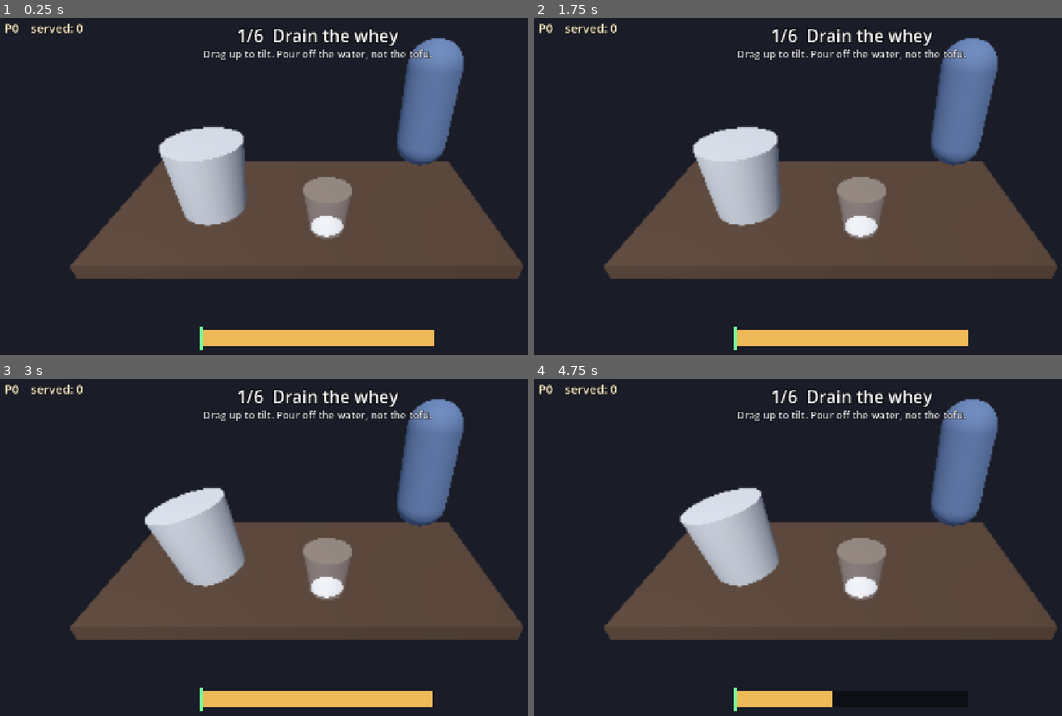
Above: before the commit, frames 1-4 (two rows, left to right).
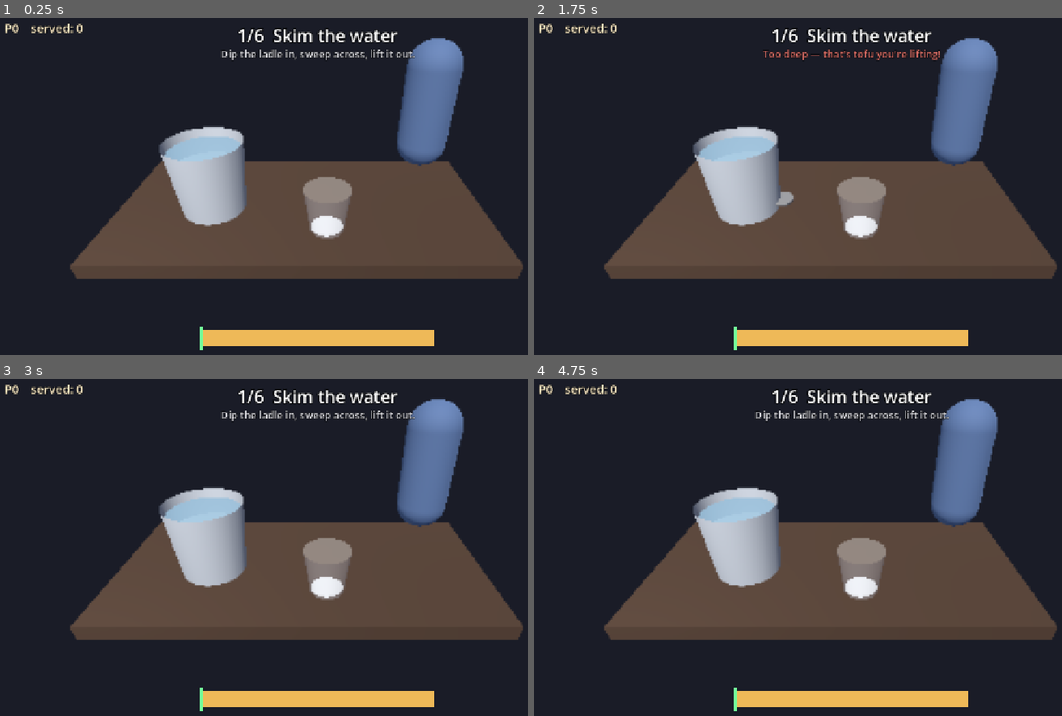
Above: after the commit, the same moments.

Repository: StanleighMorales/taho-simulator
Game: Godot game, scene res://scenes/serving/serving_view.tscn
The game is run twice, just before and just after one commit, with the same random seed, the same clock (stepped at 60 frames per second) and the same inputs.
Inputs (mouse positions are in pixels of both pictures, inside the frame that each line leads up to):
- Up to frame 1 (0.25 s): no input
- Up to frame 2 (1.75 s): tap Enter at 0.5 s; move the mouse to (993, 176) at 0.52 s; click (993, 176) at 0.67 s; tap Space at 1.25 s; drag from (724, 213) to (819, 267) at 1.27 s
- Up to frame 3 (3 s): move the mouse to (380, 476) at 2.02 s; click (380, 476) at 2.17 s; tap Enter at 2.75 s; drag from (285, 628) to (121, 500) at 2.77 s
- Up to frame 4 (4.75 s): move the mouse to (1046, 608) at 3.52 s; click (1046, 608) at 3.67 s; tap Space at 4.25 s; drag from (655, 500) to (755, 463) at 4.27 s

The runs differ from the first frame. In frame 1, 2.3% of the frame differs, in the area x 30-82%, y 2-43%; in frame 2, 2.4%; in frame 3, 3.2%; in frame 4, 4.3%, in the area x 27-83%, y 2-98%.

Commit message:
Rebuild step 1 as skimming, not tilting
Tipping the bucket to pour off the whey is not how taho is sold. The
vendor leaves the bucket standing and lifts the water off the top of the
tofu with the flat ladle.

Step 1 is now one scoop per gesture: dip in, sweep across, lift out.
Only the dip depth is judged. The water layer thins as it is removed, so
each scoop has to be shallower than the last - the difficulty curve
comes from the physical situation rather than a tuning constant.

Two bugs fell out of the rebuild:
- A scoop was judged against the water level AFTER it had been removed,
  so a correct scoop was penalised. Now judged against the depth at the
  moment the ladle went in.
- The bucket was a closed opaque cylinder, so the water being skimmed
  was invisible and the gauge was the only feedback. The bucket is now
  open-topped with tofu visible underneath, and the puddle shrinks in
  radius as well as depth, so skimming uncovers white tofu.

Tests updated: 31 assertions, including that a careful scoop lifts no
tofu, a deep one does, and releasing without lifting out does not count.

Diff:
--- a/scenes/serving/grading.gd
+++ b/scenes/serving/grading.gd
@@ -7,7 +7,7 @@
 ## tastes matter most, and the handover is not scored at all.
 
 const WEIGHTS := {
-	"Drain the whey": 1.0,
+	"Skim the water": 1.0,
 	"Shave the tofu": 1.4,
 	"Add the sago": 1.2,
 	"Pour the arnibal": 1.5,
--- a/scenes/serving/serving_view.gd
+++ b/scenes/serving/serving_view.gd
@@ -33,6 +33,7 @@
 @onready var _cup: Node3D = $Cup
 @onready var _contents: MeshInstance3D = $Cup/Contents
 @onready var _sago: MultiMeshInstance3D = $Cup/Sago
+@onready var _ladle: MeshInstance3D = $Ladle
 @onready var _stream: MeshInstance3D = $PourStream
 @onready var _customer: Node3D = $Customer
 
@@ -103,7 +104,7 @@
 	_losing_tofu = false
 
 	_steps = [
-		DrainStep.new(),
+		SkimStep.new(),
 		ShaveStep.new(),
 		SagoStep.new(),
 		ArnibalStep.new(),
@@ -158,15 +159,55 @@
 	_bucket.rotation_degrees.z = degrees
 
 
+## The whey lies as a thin layer on top of the tofu, so skimming it visibly
+## uncovers the white tofu underneath.
 func set_bucket_water(level: float) -> void:
 	var l := maxf(level, 0.001)
-	_water.scale.y = l
-	_water.position.y = 0.02 + 0.21 * l
-	_water.visible = level > 0.005
+	# Shrink the puddle sideways as well as down. Seen from above, a receding
+	# edge reads far more clearly than a few millimetres of height, and it
+	# uncovers the white tofu around it.
+	var spread := lerpf(0.3, 1.0, l)
+	_water.scale = Vector3(spread, l, spread)
+	_water.position.y = 0.32 + 0.06 * l
+	_water.visible = level > 0.01
 
 
 func spill(is_losing: bool) -> void:
 	_losing_tofu = is_losing
+
+
+## Middle of the bucket mouth, in screen pixels.
+func bucket_screen_position() -> Vector2:
+	return _camera.unproject_position(_bucket_mouth())
+
+
+## One bucket radius, in screen pixels, so steps can work in bucket-relative
+## units and stay independent of resolution.
+func bucket_screen_extent() -> float:
+	var centre := _camera.unproject_position(_bucket_mouth())
+	var edge := _camera.unproject_position(_bucket_mouth() + Vector3(0.26, 0, 0))
+	return maxf(absf(edge.x - centre.x), 1.0)
+
+
+func _bucket_mouth() -> Vector3:
+	return _bucket.global_position + Vector3(0, 0.5, 0)
+
+
+## `u` is sideways position in bucket radii, `depth` is how far below the
+## rim the ladle is held, in the same units.
+func set_ladle(active: bool, u: float, depth: float) -> void:
+	_ladle.visible = active
+	if not active:
+		return
+	var mouth := _bucket_mouth()
+	_ladle.position = Vector3(
+		_bucket.position.x + clampf(u, -1.1, 1.1) * 0.22,
+		mouth.y - clampf(depth, -0.4, 1.3) * 0.34,
+		_bucket.position.z)
+
+
+func skim_splash() -> void:
+	_pulse = 0.7
 
 
 func set_cup_tofu(fill: float) -> void:
@@ -255,10 +296,14 @@
 func _build_materials() -> void:
 	_set_material($Table, Color(0.30, 0.22, 0.17), 0.9)
 	_set_material($Bucket/Body, Color(0.76, 0.78, 0.80), 0.45)
+	_set_material($Bucket/Tofu, Color(0.96, 0.95, 0.91), 0.65)
+	# The bucket has no lid now, so its far inner wall must not be culled.
+	var body_mat: StandardMaterial3D = $Bucket/Body.get_surface_override_material(0)
+	body_mat.cull_mode = BaseMaterial3D.CULL_DISABLED
 	_set_material($Customer/Body, Color(0.35, 0.45, 0.62), 0.8)
 
 	var water := StandardMaterial3D.new()
-	water.albedo_color = Color(0.85, 0.89, 0.86, 0.55)
+	water.albedo_color = Color(0.56, 0.70, 0.78, 0.85)
 	water.transparency = BaseMaterial3D.TRANSPARENCY_ALPHA
 	water.roughness = 0.15
 	_water.set_surface_override_material(0, water)
--- a/scenes/serving/serving_view.tscn
+++ b/scenes/serving/serving_view.tscn
@@ -16,11 +16,17 @@
 top_radius = 0.26
 bottom_radius = 0.22
 height = 0.5
+cap_top = false
 
 [sub_resource type="CylinderMesh" id="Mesh_water"]
-top_radius = 0.235
-bottom_radius = 0.205
-height = 0.42
+top_radius = 0.242
+bottom_radius = 0.242
+height = 0.12
+
+[sub_resource type="CylinderMesh" id="Mesh_bucket_tofu"]
+top_radius = 0.24
+bottom_radius = 0.215
+height = 0.32
 
 [sub_resource type="CylinderMesh" id="Mesh_shell"]
 top_radius = 0.15
@@ -42,6 +48,11 @@
 radius = 0.19
 height = 0.95
 
+[sub_resource type="CylinderMesh" id="Mesh_ladle"]
+top_radius = 0.085
+bottom_radius = 0.075
+height = 0.025
+
 [sub_resource type="CylinderMesh" id="Mesh_stream"]
 top_radius = 0.016
 bottom_radius = 0.016
@@ -76,8 +87,12 @@
 transform = Transform3D(1, 0, 0, 0, 1, 0, 0, 0, 1, 0, 0.25, 0)
 mesh = SubResource("Mesh_bucket")
 
+[node name="Tofu" type="MeshInstance3D" parent="Bucket"]
+transform = Transform3D(1, 0, 0, 0, 1, 0, 0, 0, 1, 0, 0.16, 0)
+mesh = SubResource("Mesh_bucket_tofu")
+
 [node name="Water" type="MeshInstance3D" parent="Bucket"]
-transform = Transform3D(1, 0, 0, 0, 1, 0, 0, 0, 1, 0, 0.23, 0)
+transform = Transform3D(1, 0, 0, 0, 1, 0, 0, 0, 1, 0, 0.38, 0)
 mesh = SubResource("Mesh_water")
 
 [node name="Cup" type="Node3D" parent="."]
@@ -97,6 +112,11 @@
 [node name="PourStream" type="MeshInstance3D" parent="."]
 transform = Transform3D(1, 0, 0, 0, 1, 0, 0, 0, 1, 0.18, 0.52, 0.3)
 mesh = SubResource("Mesh_stream")
+
+[node name="Ladle" type="MeshInstance3D" parent="."]
+transform = Transform3D(1, 0, 0, 0, 1, 0, 0, 0, 1, -0.62, 0.62, 0.05)
+visible = false
+mesh = SubResource("Mesh_ladle")
 
 [node name="Customer" type="Node3D" parent="."]
 transform = Transform3D(1, 0, 0, 0, 1, 0, 0, 0, 1, 0.95, 0, -0.45)
--- a/scenes/serving/steps/drain_step.gd
+++ /dev/null
@@ -1,74 +0,0 @@
-class_name DrainStep
-extends ServingStep
-
-## Step 1 — tip the whey off the tofu.
-##
-## The tension: water only pours past a tilt, but tofu starts sliding out at a
-## steeper one, and the gap between them is narrow enough to demand care.
-## Finishing requires setting the bucket back down, which reads as deliberate.
-
-const TILT_MAX := 46.0
-const DRAIN_ANGLE := 12.0
-const SPILL_ANGLE := 33.0
-
-var tilt := 0.0
-var water := 1.0
-var tofu_lost := 0.0
-
-var _holding := false
-
-
-func _init() -> void:
-	title = "Drain the whey"
-
-
-func begin() -> void:
-	_view.set_bucket_water(water)
-
-
-func pointer_down(_pos: Vector2) -> void:
-	_holding = true
-
-
-func pointer_up(_pos: Vector2) -> void:
-	_holding = false
-
-
-func pointer_move(_pos: Vector2, rel: Vector2) -> void:
-	if _holding:
-		tilt = clampf(tilt - rel.y * 0.16, 0.0, TILT_MAX)
-
-
-func update(delta: float) -> void:
-	if not _holding:
-		tilt = move_toward(tilt, 0.0, 70.0 * delta)
-
-	if tilt > DRAIN_ANGLE and water > 0.0:
-		water = maxf(0.0, water - (tilt - DRAIN_ANGLE) * 0.055 * delta)
-		_view.set_bucket_water(water)
-
-	_view.spill(tilt > SPILL_ANGLE)
-
-	if tilt > SPILL_ANGLE:
-		tofu_lost += (tilt - SPILL_ANGLE) * 0.012 * delta
-
-	_view.set_bucket_tilt(tilt)
-
-	if water <= 0.005 and tilt < 5.0:
-		_finish(1.0 - tofu_lost * 2.4)
-
-
-func hint() -> String:
-	if tilt > SPILL_ANGLE:
-		return "Too steep — you're losing tofu!"
-	if water > 0.005:
-		return "Drag up to tilt. Pour off the water, not the tofu."
-	return "Clean. Now set it back down."
-
-
-func gauge() -> float:
-	return water
-
-
-func gauge_target() -> float:
-	return 0.0
--- /dev/null
+++ b/scenes/serving/steps/skim_step.gd
@@ -0,0 +1,131 @@
+class_name SkimStep
+extends ServingStep
+
+## Step 1 — skim the water off the tofu.
+##
+## Taho vendors do not tip the bucket. The whey pools on top of the silken
+## tofu and they lift it off with the flat ladle, one scoop at a time.
+##
+## So one scoop is one gesture: dip in, sweep across, lift out. The only thing
+## that matters is how deep you dipped. Stay in the water and you take only
+## water; go below it and you bring up tofu with it.
+##
+## The water layer thins as you remove it, so every scoop has to be shallower
+## than the last. The step tightens exactly the way the real one does.
+
+const SCOOP_VOLUME := 0.38
+const MIN_DIP := 0.10
+const LIFT_CLEARANCE := 0.15
+const TOFU_PENALTY := 0.8
+
+var water := 1.0
+var tofu_lost := 0.0
+var scoops := 0
+
+var _scooping := false
+var _deepest := 0.0
+var _travel := 0.0
+var _last_u := 0.0
+var _settle := 0.0
+
+
+func _init() -> void:
+	title = "Skim the water"
+
+
+func begin() -> void:
+	_view.set_bucket_water(water)
+	_view.set_ladle(false, 0.0, 0.0)
+
+
+## How deep the water still lies. Shrinks as the whey is removed.
+func band() -> float:
+	return 0.18 + 0.52 * water
+
+
+func pointer_down(pos: Vector2) -> void:
+	if absf(_u_at(pos)) > 1.4:
+		return
+	_scooping = true
+	# Where you put the ladle in counts as part of the dip.
+	_deepest = _depth_at(pos)
+	_travel = 0.0
+	_last_u = _u_at(pos)
+	_view.set_ladle(true, _last_u, _depth_at(pos))
+
+
+func pointer_move(pos: Vector2, _rel: Vector2) -> void:
+	if not _scooping:
+		return
+	var u := _u_at(pos)
+	_travel += absf(u - _last_u)
+	_last_u = u
+	_deepest = maxf(_deepest, _depth_at(pos))
+	_view.set_ladle(true, u, _depth_at(pos))
+
+
+func pointer_up(pos: Vector2) -> void:
+	if not _scooping:
+		return
+	_scooping = false
+	_view.set_ladle(false, 0.0, 0.0)
+
+	# It only counts as a scoop if the ladle went in and came back out.
+	if _deepest < MIN_DIP:
+		return
+	if _depth_at(pos) > _deepest - LIFT_CLEARANCE:
+		return
+
+	scoops += 1
+	# Judge the dip against how deep the water was WHEN the ladle went in,
+	# not after this scoop has already removed some of it.
+	var water_depth := band()
+
+	# A wider sweep gathers a fuller ladle.
+	var fullness := clampf(0.45 + _travel * 0.7, 0.45, 1.0)
+	water = maxf(0.0, water - SCOOP_VOLUME * fullness)
+
+	if _deepest > water_depth:
+		tofu_lost += (_deepest - water_depth) * TOFU_PENALTY
+
+	_view.set_bucket_water(water)
+	_view.skim_splash()
+
+
+func update(delta: float) -> void:
+	_view.spill(_scooping and _deepest > band())
+
+	if water <= 0.02 and not _scooping:
+		_settle += delta
+		if _settle > 0.35:
+			_finish(1.0 - tofu_lost)
+
+
+func hint() -> String:
+	if _scooping and _deepest > band():
+		return "Too deep — that's tofu you're lifting!"
+	if scoops == 0:
+		return "Dip the ladle in, sweep across, lift it out."
+	if water > 0.02:
+		return "Again — shallower now, the water is thinner."
+	return "Clean."
+
+
+func gauge() -> float:
+	return water
+
+
+func gauge_target() -> float:
+	return 0.0
+
+
+# --- geometry, in bucket radii from the middle of the bucket mouth ---------
+
+func _u_at(pos: Vector2) -> float:
+	var centre: Vector2 = _view.bucket_screen_position()
+	return (pos.x - centre.x) / maxf(_view.bucket_screen_extent(), 1.0)
+
+
+func _depth_at(pos: Vector2) -> float:
+	var centre: Vector2 = _view.bucket_screen_position()
+	return (pos.y - centre.y) / maxf(_view.bucket_screen_extent(), 1.0)
--- a/tests/run_step_tests.gd
+++ b/tests/run_step_tests.gd
@@ -24,6 +24,19 @@
 	var arnibal := 0.0
 	var mix := 0.0
 	var delivered := false
+	var ladle_active := false
+
+	func bucket_screen_position() -> Vector2:
+		return Vector2(200, 200)
+
+	func bucket_screen_extent() -> float:
+		return 100.0
+
+	func set_ladle(active: bool, _u: float, _depth: float) -> void:
+		ladle_active = active
+
+	func skim_splash() -> void:
+		pass
 
 	func set_bucket_tilt(v: float) -> void:
 		tilt = v
@@ -72,8 +85,9 @@
 
 
 func _initialize() -> void:
-	_test_drain_clean()
-	_test_drain_spilled()
+	_test_skim_shallow()
+	_test_skim_too_deep()
+	_test_skim_needs_lifting_out()
 	_test_shave_smooth_beats_jerky()
 	_test_sago_amount()
 	_test_arnibal_timing()
@@ -114,39 +128,68 @@
 	return view
 
 
-# --- drain -----------------------------------------------------------------
-
-func _drain_with_tilt(drag_pixels: float) -> DrainStep:
-	var step := DrainStep.new()
-	var view := _make(step)
-	step.pointer_down(Vector2(400, 500))
-	step.pointer_move(Vector2(400, 500 - drag_pixels), Vector2(0, -drag_pixels))
-	# Hold the tilt while it pours.
-	for i in 900:
-		step.update(DT)
-		if view.water <= 0.0:
+# --- skim ------------------------------------------------------------------
+
+## One scoop: dip to `depth` (in bucket radii), sweep across, lift back out.
+func _scoop(step: SkimStep, depth: float) -> void:
+	var centre := Vector2(200, 200)
+	var e := 100.0
+	step.pointer_down(centre + Vector2(-0.8 * e, 0.0))
+	step.pointer_move(centre + Vector2(-0.4 * e, depth * e), Vector2.ZERO)
+	step.pointer_move(centre + Vector2(0.4 * e, depth * e), Vector2.ZERO)
+	step.pointer_up(centre + Vector2(0.8 * e, -0.3 * e))
+
+
+## Always skim just inside the remaining water, as a careful vendor would.
+func _skim_carefully() -> SkimStep:
+	var step := SkimStep.new()
+	_make(step)
+	for i in 8:
+		if step.water <= 0.02:
 			break
-	step.pointer_up(Vector2.ZERO)
-	_run_until_done(step, 300)
-	return step
-
-
-func _test_drain_clean() -> void:
-	print("drain — careful tilt")
-	var step := _drain_with_tilt(156.0)  # ~25 degrees, below the spill angle
+		_scoop(step, maxf(step.band() - 0.12, 0.12))
+		step.update(DT)
+	_run_until_done(step, 200)
+	return step
+
+
+func _test_skim_shallow() -> void:
+	print("skim — careful, inside the water")
+	var step := _skim_carefully()
 	_check("completes", step.complete)
-	_check("no tofu lost", is_zero_approx(step.tofu_lost), "lost=%.4f" % step.tofu_lost)
+	_check("bucket ends clean", step.water <= 0.02, "water=%.3f" % step.water)
+	_check("takes several scoops", step.scoops >= 2, "scoops=%d" % step.scoops)
+	_check("no tofu lifted", is_zero_approx(step.tofu_lost), "lost=%.4f" % step.tofu_lost)
 	_check("scores near perfect", step.score > 0.95, "score=%.3f" % step.score)
 
 
-func _test_drain_spilled() -> void:
-	print("drain — reckless tilt")
-	var clean := _drain_with_tilt(156.0)
-	var messy := _drain_with_tilt(290.0)  # past the spill angle
-	_check("completes", messy.complete)
-	_check("loses tofu", messy.tofu_lost > 0.0, "lost=%.4f" % messy.tofu_lost)
-	_check("scores worse than careful", messy.score < clean.score,
-		"messy=%.3f clean=%.3f" % [messy.score, clean.score])
+func _test_skim_too_deep() -> void:
+	print("skim — digging into the tofu")
+	var careful := _skim_carefully()
+	var step := SkimStep.new()
+	_make(step)
+	for i in 8:
+		if step.water <= 0.02:
+			break
+		_scoop(step, 1.1)  # straight to the bottom every time
+		step.update(DT)
+	_run_until_done(step, 200)
+	_check("completes", step.complete)
+	_check("lifts tofu out", step.tofu_lost > 0.0, "lost=%.4f" % step.tofu_lost)
+	_check("scores worse than careful", step.score < careful.score - 0.2,
+		"deep=%.3f careful=%.3f" % [step.score, careful.score])
+
+
+func _test_skim_needs_lifting_out() -> void:
+	print("skim — releasing without lifting out")
+	var step := SkimStep.new()
+	_make(step)
+	var centre := Vector2(200, 200)
+	step.pointer_down(centre + Vector2(-80, 0))
+	step.pointer_move(centre + Vector2(0, 40), Vector2.ZERO)
+	step.pointer_up(centre + Vector2(40, 40))  # let go still down in the bucket
+	_check("no scoop counted", step.scoops == 0)
+	_check("water untouched", is_equal_approx(step.water, 1.0), "water=%.3f" % step.water)
 
 
 # --- shave -----------------------------------------------------------------
@@ -284,7 +327,7 @@
 
 func _scored_steps(value: float) -> Array:
 	var steps: Array = [
-		DrainStep.new(), ShaveStep.new(), SagoStep.new(),
+		SkimStep.new(), ShaveStep.new(), SagoStep.new(),
 		ArnibalStep.new(), SwirlStep.new(), ServeStep.new(),
 	]
 	for step in steps:
Not shown: 1 places in scenes/serving/serving_view.tscn that only renumber resources
Not shown, removed: scenes/serving/steps/drain_step.gd.uid
Not shown, added: scenes/serving/steps/skim_step.gd.uid
Not shown, changed: docs/GAME_PLAN.md
